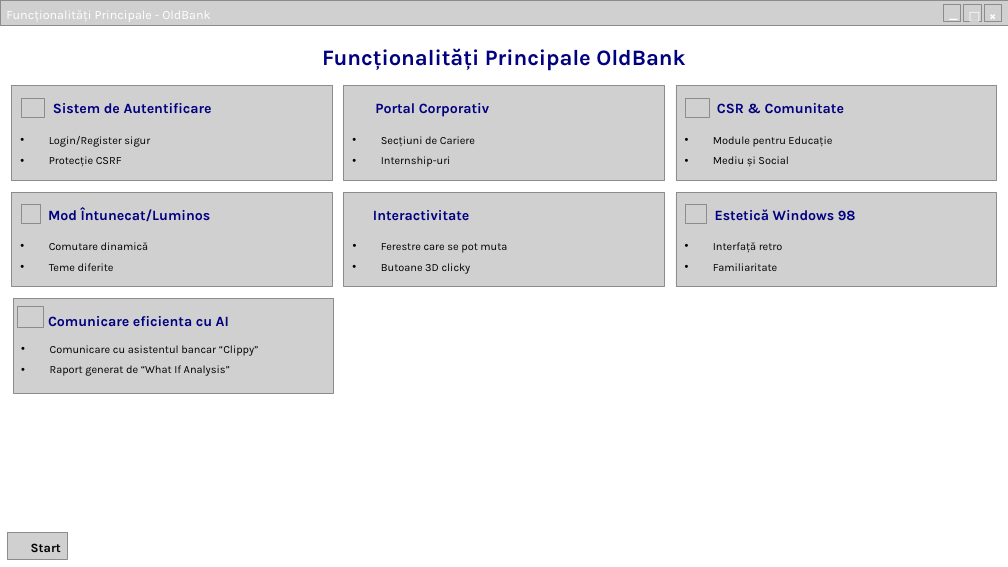
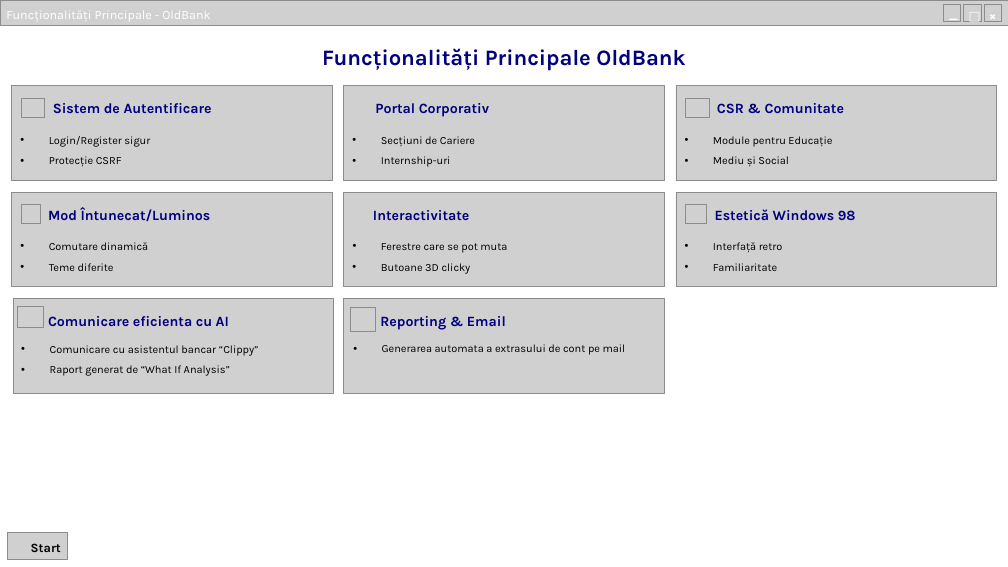
Before and after one commit to PXrotters/HackITAll, a slide deck: slide 4 of OldBank - Banking pentru Viitorul Nostalgic.pptx (slide 5 before the commit). Drawn at 1008x567 pixels with LibreOffice and Linux fonts; fonts in the diff are those of the drawing; grey boxes stand for pictures; background and template pictures are left out. Boxes give left, top, right and bottom in pixels: in the first picture for what was removed or moved away, otherwise in the second. Text is boxed around its words. In the diff, an @@ line names an element or a change of style, - is before the commit and + after.

```diff
--- a/OldBank - Banking pentru Viitorul Nostalgic.pptx
+++ b/OldBank - Banking pentru Viitorul Nostalgic.pptx
@@ picture added at [344, 299, 665, 393] @@
@@ picture added at [351, 308, 375, 332] @@
@@ text added at [380, 316, 506, 330], 13.5 pt, text #000080, bold @@
+Reporting & Email
@@ text added at [382, 344, 626, 355], 10.5 pt, text #000000 @@
+• Generarea automata a extrasului de cont pe mail
```
Also in this commit, not shown: 2 other slides changed, 1 slide added, 1 slide removed, 7 other files.
